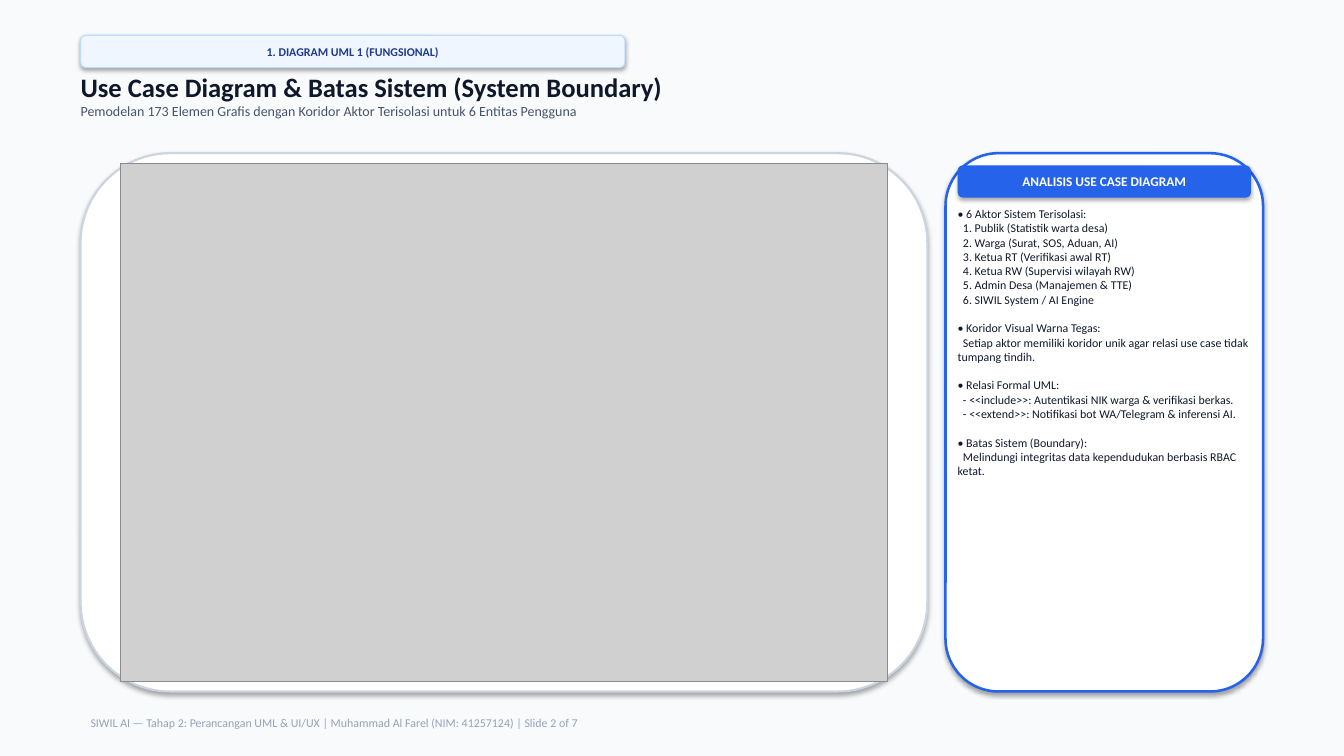
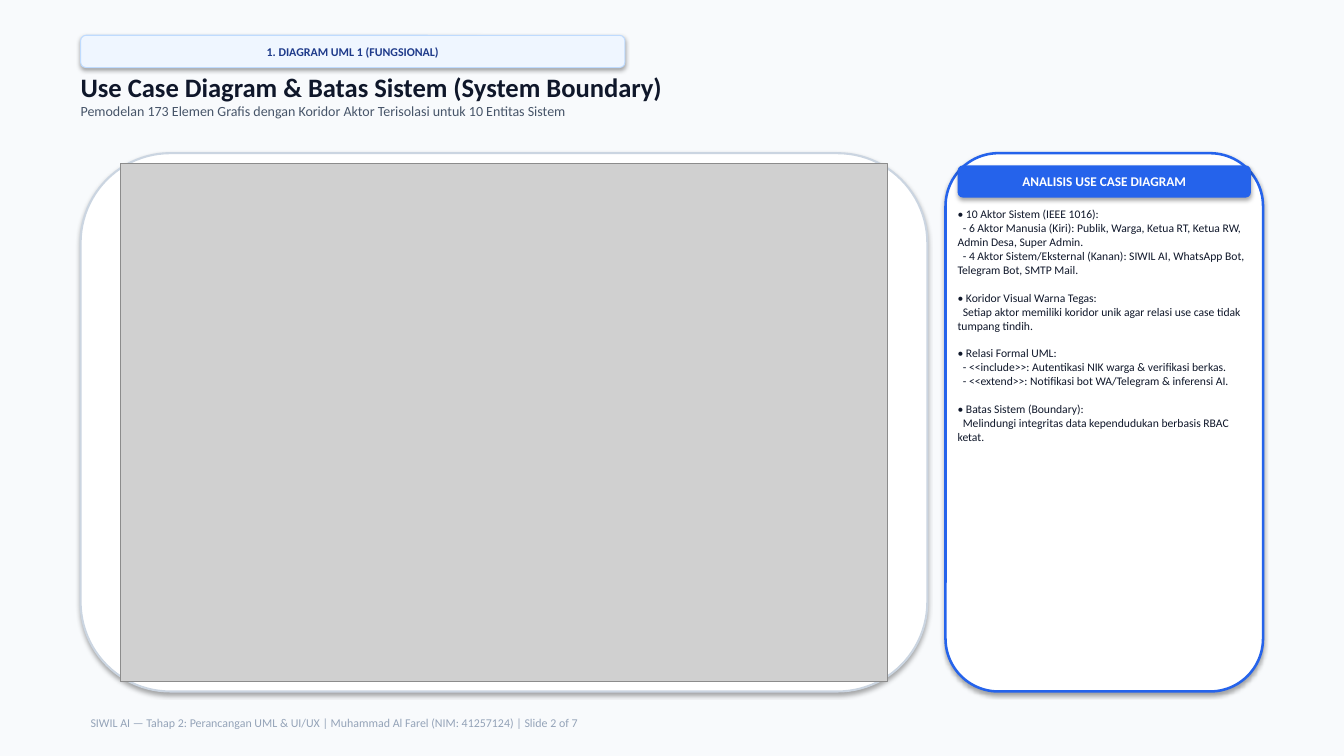
Before and after one commit to Yenvys/SistemWilayah, a slide deck: slide 2 of PRESENTASI_TAHAP_2_UML_SDD.pptx. Drawn at 1344x756 pixels with LibreOffice and Linux fonts; fonts in the diff are those of the drawing; grey boxes stand for pictures. Boxes give left, top, right and bottom in pixels: in the first picture for what was removed or moved away, otherwise in the second. Text is boxed around its words. In the diff, an @@ line names an element or a change of style, - is before the commit and + after.

Commit message:
feat(docs): mutakhirkan daftar 10 aktor sistem (6 manusia & 4 gateway/otomasi) pada PRD, SDD, slide, dan naskah

```diff
--- a/PRESENTASI_TAHAP_2_UML_SDD.pptx
+++ b/PRESENTASI_TAHAP_2_UML_SDD.pptx
@@ text at box(81, 106, 566, 119): text changed @@
-Pemodelan 173 Elemen Grafis dengan Koridor Aktor Terisolasi untuk 6 Entitas Pengguna
+Pemodelan 173 Elemen Grafis dengan Koridor Aktor Terisolasi untuk 10 Entitas Sistem
@@ text at box(958, 210, 1244, 441): text changed; size 8.5 to 8.3 pt @@
-• 6 Aktor Sistem Terisolasi:
-1. Publik (Statistik warta desa)
-2. Warga (Surat, SOS, Aduan, AI)
-3. Ketua RT (Verifikasi awal RT)
-4. Ketua RW (Supervisi wilayah RW)
-5. Admin Desa (Manajemen & TTE)
-6. SIWIL System / AI Engine
-• Koridor Visual Warna Tegas:
-Setiap aktor memiliki koridor unik agar relasi use case tidak tumpang tindih.
-• Relasi Formal UML:
-- <<include>>: Autentikasi NIK warga & verifikasi berkas.
-- <<extend>>: Notifikasi bot WA/Telegram & inferensi AI.
-• Batas Sistem (Boundary):
-Melindungi integritas data kependudukan berbasis RBAC ketat.
+• 10 Aktor Sistem (IEEE 1016):
+- 6 Aktor Manusia (Kiri): Publik, Warga, Ketua RT, Ketua RW, Admin Desa, Super Admin.
+- 4 Aktor Sistem/Eksternal (Kanan): SIWIL AI, WhatsApp Bot, Telegram Bot, SMTP Mail.
+• Koridor Visual Warna Tegas:
+Setiap aktor memiliki koridor unik agar relasi use case tidak tumpang tindih.
+• Relasi Formal UML:
+- <<include>>: Autentikasi NIK warga & verifikasi berkas.
+- <<extend>>: Notifikasi bot WA/Telegram & inferensi AI.
+• Batas Sistem (Boundary):
+Melindungi integritas data kependudukan berbasis RBAC ketat.
```
Also in this commit, not shown: 1 other slide changed, 6 other files.
